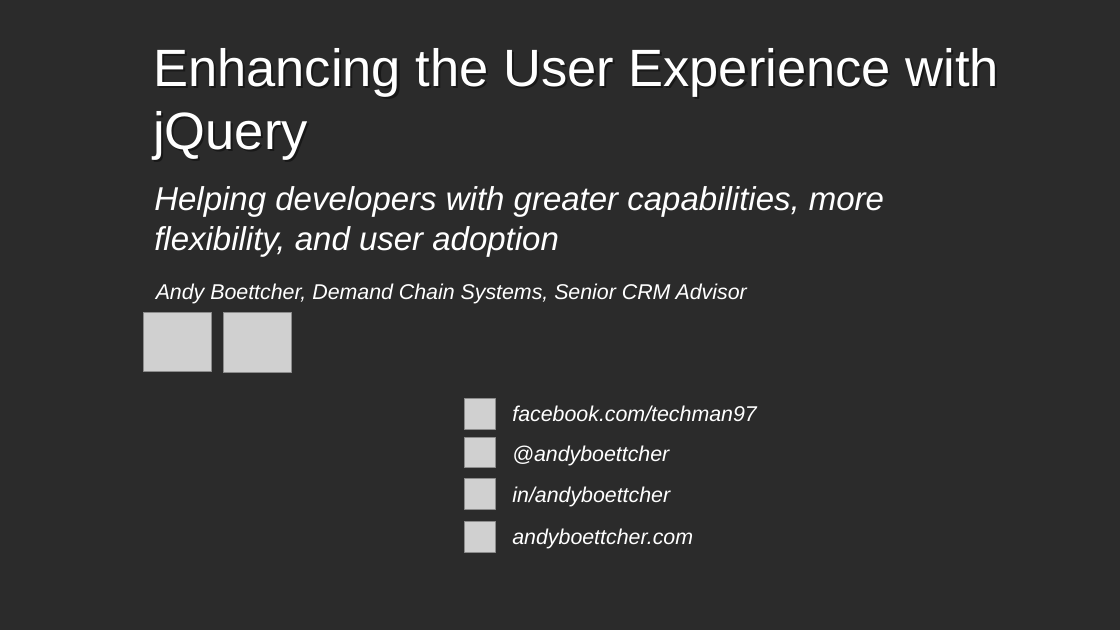
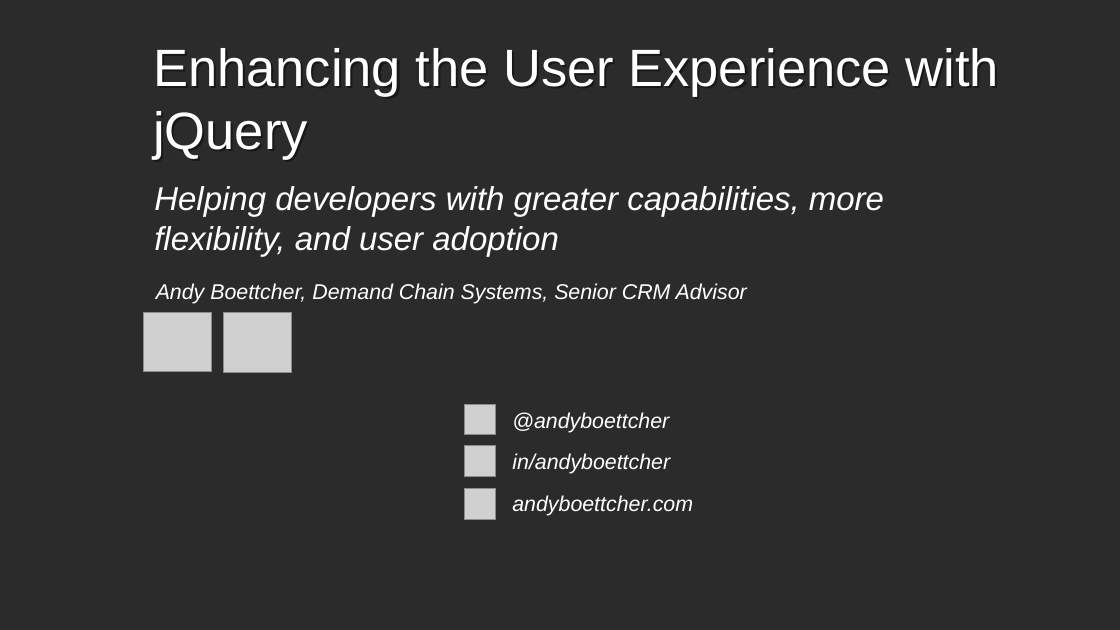
Before and after one commit to techman97/SFDC_Code, a slide deck: slide 1 of 16x9_DF2012_v3 - jQuery.pptx. Drawn at 1120x630 pixels with LibreOffice and Linux fonts; fonts in the diff are those of the drawing; grey boxes stand for pictures; background and template pictures are left out; a plain dark background stands for a picture behind light text. Boxes give left, top, right and bottom in pixels: in the first picture for what was removed or moved away, otherwise in the second. Text is boxed around its words. In the diff, an @@ line names an element or a change of style, - is before the commit and + after.

```diff
--- a/16x9_DF2012_v3 - jQuery.pptx
+++ b/16x9_DF2012_v3 - jQuery.pptx
@@ picture removed at box(464, 398, 495, 429) @@
@@ text removed at box(512, 405, 756, 421) @@
-facebook.com/techman97
@@ 3 pictures, 3 texts: place and size @@
-3 pictures, 3 texts at box(464, 437, 693, 552)
+3 pictures, 3 texts at box(464, 404, 693, 519)
```
Also in this commit, not shown: 6 other slides changed, 2 other files.
